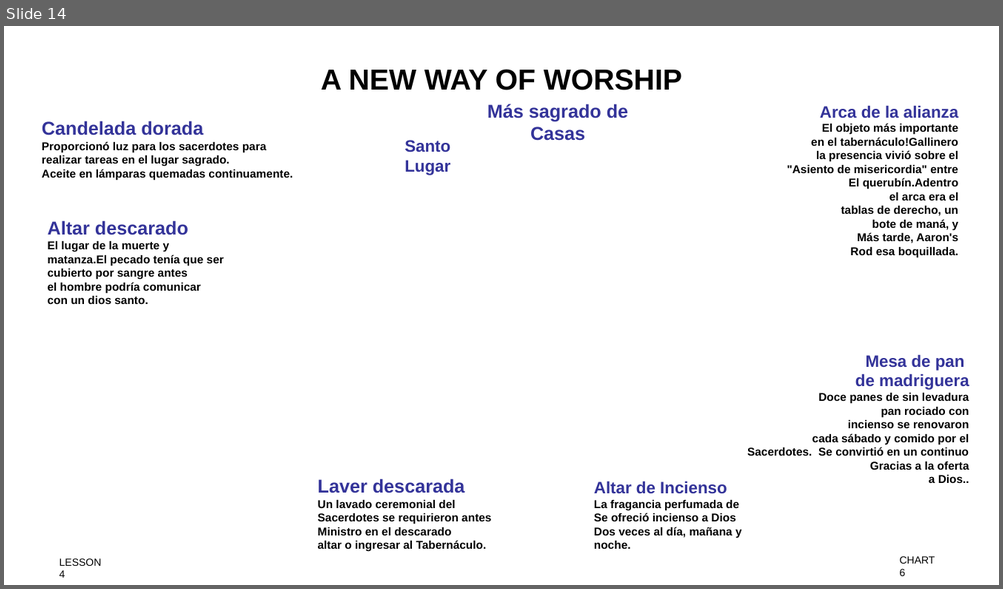
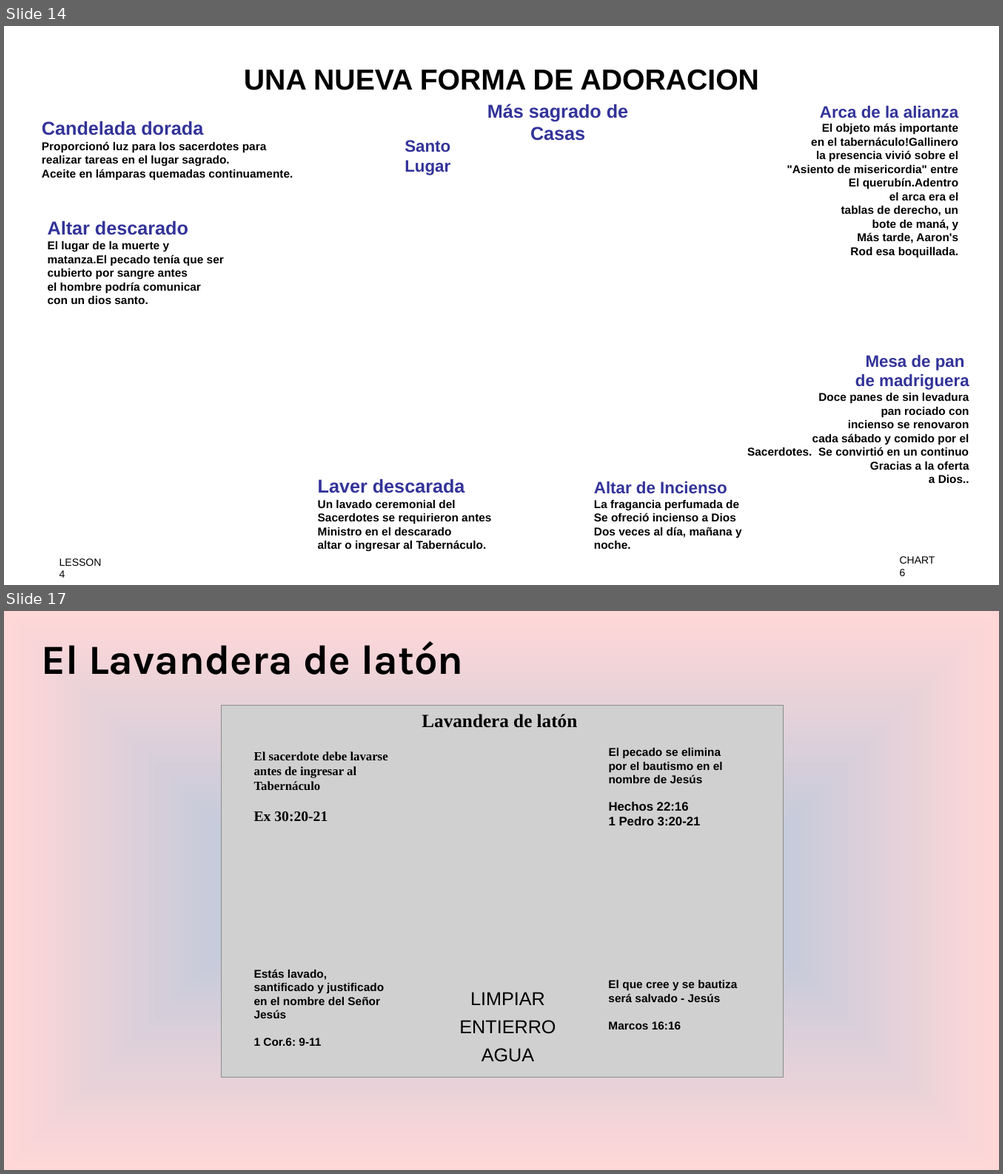
Before and after one commit to praxeastech/sanpedrosula, a slide deck: assets/docs/EltabernáculodeMoisés.odp. Shown one above the other, each under a label of ours: slide 14 before the commit, slides 14 and 17 after it; the slides between them are not shown. The pictures are 1003x589 and 1003x1174 pixels, drawn with LibreOffice and Linux fonts; fonts in the diff are those of the drawing; grey boxes stand for pictures; background and template pictures are left out. Boxes give left, top, right and bottom in pixels: in the first picture for what was removed or moved away, otherwise in the second. Text is boxed around its words. In the diff, an @@ line names an element or a change of style, - is before the commit and + after.

```diff
--- a/assets/docs/EltabernáculodeMoisés.odp
+++ b/assets/docs/EltabernáculodeMoisés.odp
@@ slide 17 added at <box>4,611,999,1170</box>, background gradient #B4C7DC to #FFD7D7 @@
@@ title added at <box>41,641,463,675</box>, 40 pt, text #000000, bold @@
+El Lavandera de latón
@@ picture added at <box>221,706,783,1078</box> @@
@@ text added at <box>421,714,578,728</box>, 18 pt, text #000000, bold @@
+Lavandera de latón
@@ text added at <box>254,752,388,822</box>, 12 pt, text #000000, bold @@
+El sacerdote debe lavarse antes de ingresar al Tabernáculo
+Ex 30:20-21
@@ text added at <box>609,748,723,826</box>, 11 pt, text #000000, bold @@
+El pecado se elimina por el bautismo en el nombre de Jesús
+Hechos 22:16
+1 Pedro 3:20-21
@@ text added at <box>254,969,384,1046</box>, 11 pt, text #000000, bold @@
+Estás lavado, santificado y justificado en el nombre del Señor Jesús
+1 Cor.6: 9-11
@@ text added at <box>608,980,737,1030</box>, 11 pt, text #000000, bold @@
+El que cree y se bautiza será salvado - Jesús
+Marcos 16:16
@@ text added at <box>470,992,545,1005</box>, 18 pt, text #000000 @@
+LIMPIAR
@@ text added at <box>459,1020,555,1034</box>, 18 pt, text #000000 @@
+ENTIERRO
@@ text added at <box>481,1048,534,1062</box>, 18 pt, text #000000 @@
+AGUA
@@ slide 14 changed as well @@
@@ text at <box>244,69,760,90</box>: text changed @@
-A NEW WAY OF WORSHIP
+UNA NUEVA FORMA DE ADORACION
```
Also in this commit, not shown: 2 other slides changed, 5 other slides added, 1 other file.
